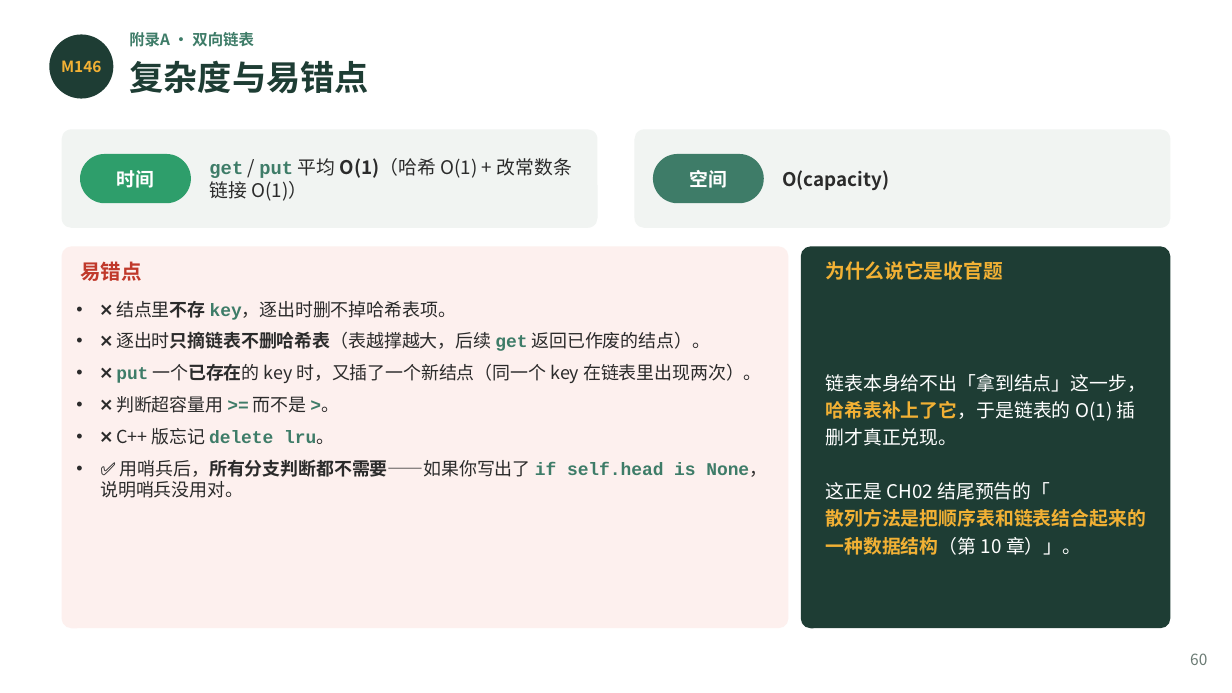
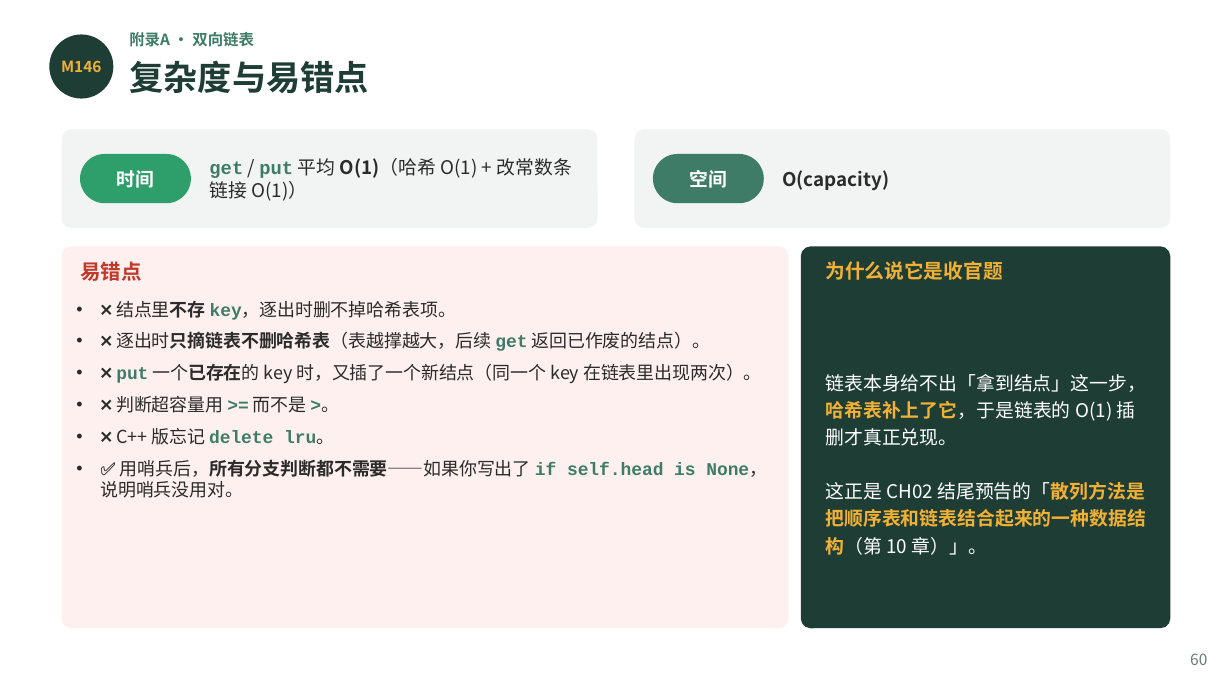
Before and after one commit to GMyhf/2026fall-cs201, a slide deck: slide 61 of courseware/202609_DSA_02_Linear_List.pptx. Drawn at 1232x693 pixels with LibreOffice and Linux fonts; fonts in the diff are those of the drawing. Boxes give left, top, right and bottom in pixels: in the first picture for what was removed or moved away, otherwise in the second. Text is boxed around its words. In the diff, an @@ line names an element or a change of style, - is before the commit and + after.

```diff
--- a/courseware/202609_DSA_02_Linear_List.pptx
+++ b/courseware/202609_DSA_02_Linear_List.pptx
@@ text at (x1=825, y1=482, x2=1146, y2=555): text changed @@
-这正是 CH02 结尾预告的「
-散列方法是把顺序表和链表结合起来的一种数据结构（第 10 章）」。
+这正是 CH02 结尾预告的「散列方法是把顺序表和链表结合起来的一种数据结构（第 10 章）」。
```
Also in this commit, not shown: 6 other slides changed, 25 other files.
